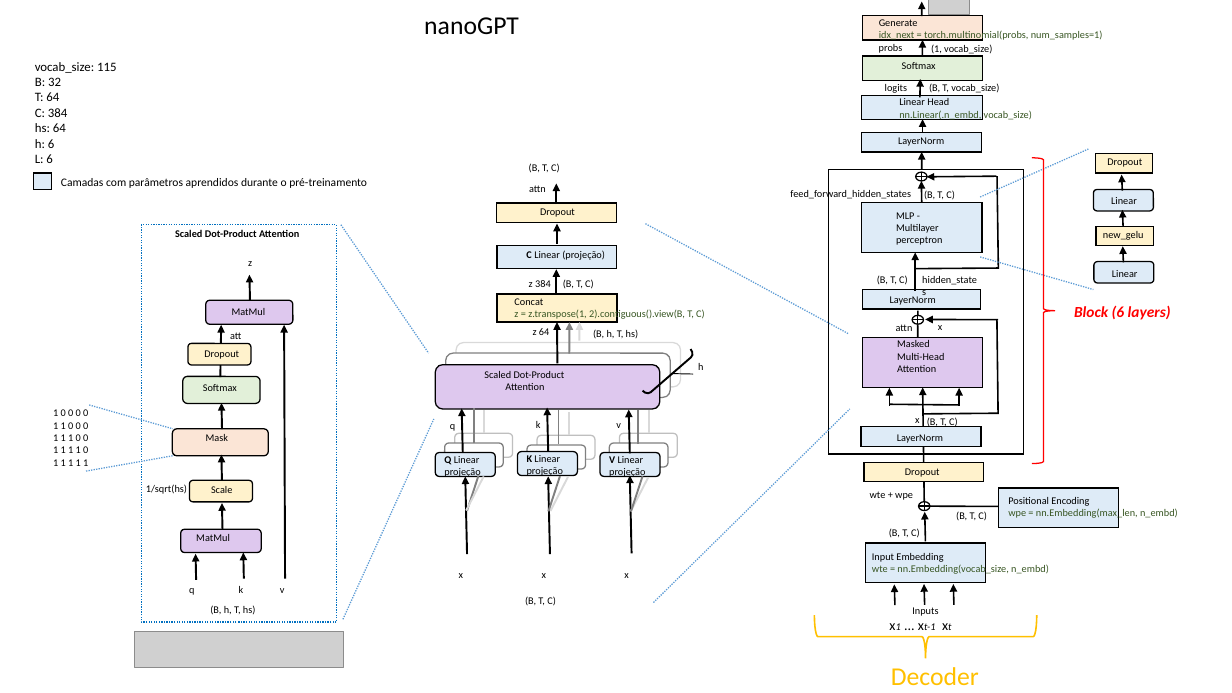
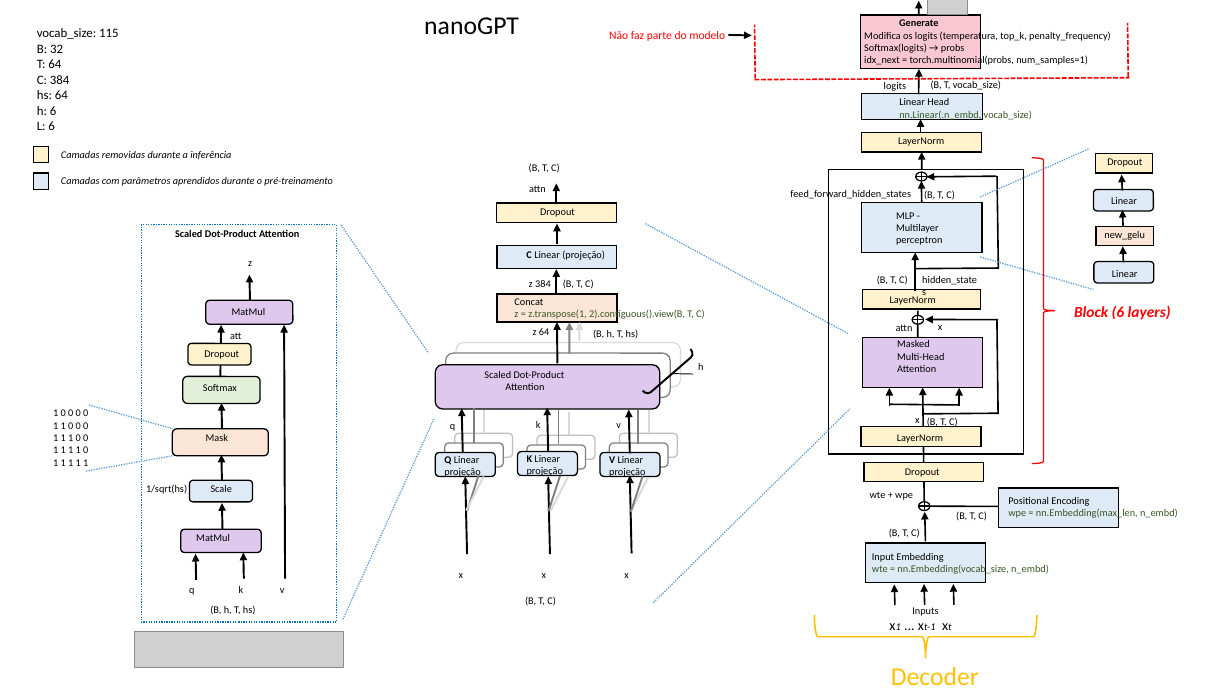
Before and after one commit to wmelo52/GPTLab, a slide deck: slide 1 of GPT_model.pptx. Drawn at 1232x693 pixels with LibreOffice and Linux fonts; fonts in the diff are those of the drawing; grey boxes stand for pictures. Boxes give left, top, right and bottom in pixels: in the first picture for what was removed or moved away, otherwise in the second. Text is boxed around its words. In the diff, an @@ line names an element or a change of style, - is before the commit and + after.

Commit message:
Modificada as cores de algumas camadas

```diff
--- a/GPT_model.pptx
+++ b/GPT_model.pptx
@@ text "vocab_size: 115" moved from (x1=35, y1=62, x2=116, y2=163) to (x1=37, y1=28, x2=118, y2=130) @@
@@ line added from (755, 79) to (755, 25), #FF0000 1.25 pt dashed @@
@@ text "Generate" moved from (x1=879, y1=19, x2=1103, y2=42) to (x1=864, y1=19, x2=1111, y2=67) @@
@@ rectangle resized from (x1=863, y1=16, x2=983, y2=40) to (x1=860, y1=15, x2=981, y2=68) @@
@@ rectangle at (x1=860, y1=15, x2=981, y2=68): fill #FBE5D6 to #F9C7D2 @@
@@ text at (x1=864, y1=19, x2=1088, y2=67): bold on in "Generate"; text colour #385723 to #000000 in "idx_next = torch.multinomial(probs, num_samples=1)" @@
@@ arrow moved from (922, 17) - (922, 2) to (919, 16) - (919, 1) @@
@@ line added from (1128, 77) to (1128, 23), #FF0000 1.25 pt dashed @@
@@ text added at (x1=609, y1=31, x2=725, y2=41), 9 pt, text #FF0000 @@
+Não faz parte do modelo
@@ arrow added from (728, 35) to (751, 35), #000000 1.5 pt @@
@@ rectangle removed at (x1=863, y1=56, x2=983, y2=80) @@
@@ text at (x1=864, y1=31, x2=1111, y2=53): paragraphs added @@
+Modifica os logits (temperatura, top_k, penalty_frequency)
+Softmax(logits) → probs
@@ text removed at (x1=879, y1=44, x2=903, y2=53) @@
-probs
@@ arrow removed from (922, 56) to (922, 40) @@
@@ text removed at (x1=931, y1=44, x2=992, y2=56) @@
-(1, vocab_size)
@@ line added from (755, 79) to (1129, 78), #FF0000 1.25 pt dashed @@
@@ text removed at (x1=902, y1=62, x2=936, y2=69) @@
-Softmax
@@ arrow moved from (921, 97) - (921, 79) to (919, 94) - (920, 69) @@
@@ rectangle added at (x1=33, y1=146, x2=49, y2=163), fill #FFF2CC, outline #000000 1 pt @@
@@ text "Camadas com parâmetros aprendidos durante ..." at (x1=61, y1=177, x2=333, y2=186): size 9 to 8 pt, italic on @@
@@ text added at (x1=61, y1=151, x2=231, y2=159), 8 pt, text #000000, italic @@
+Camadas removidas durante a inferência
@@ rectangle at (x1=1096, y1=226, x2=1153, y2=246): fill #FFF2CC to #FBE5D6 @@
@@ fill #DEEBF7 to #FFF2CC in 3 elements at (x1=862, y1=132, x2=982, y2=152), (x1=863, y1=289, x2=981, y2=309), (x1=861, y1=427, x2=982, y2=446) @@
@@ rounded rectangle at (x1=189, y1=481, x2=252, y2=502): fill #FFF2CC to #DEEBF7 @@
```
